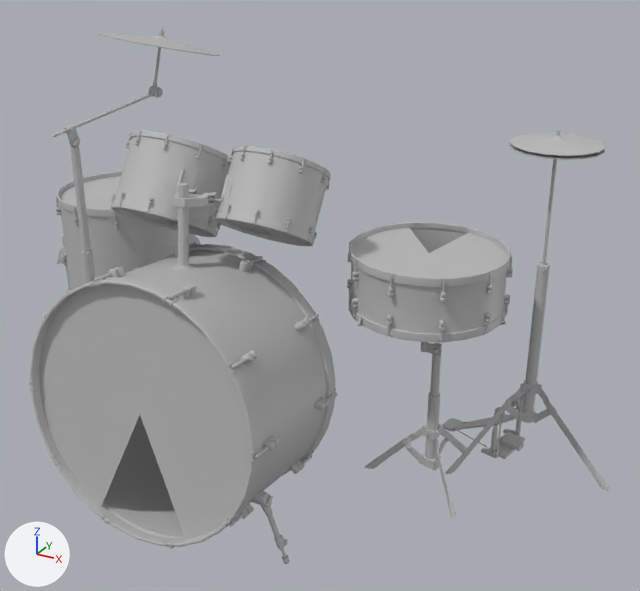
The FBX model Practice/FBXs/DrumKit.fbx as it was, and as the next commit left it.
Both versions are drawn from a 50 mm camera at (0.225, -0.28, 0.264) aimed at (0.035, 0.065, 0.091). The axes (+X, +Y, +Z) are drawn at lower left. The lights are the same throughout. Where no turn or scale is listed for an object, it has been applied to the vertices.

In view in the first picture: 'Bass', 'Cymbol', 'Cymbol.001', 'CymbolStand', 'FloorTom', 'HiHatPaddle', 'HiHatStand', 'LRackTom', 'RRackTom', 'Snare', 'SnareStand', 'TomRack'.
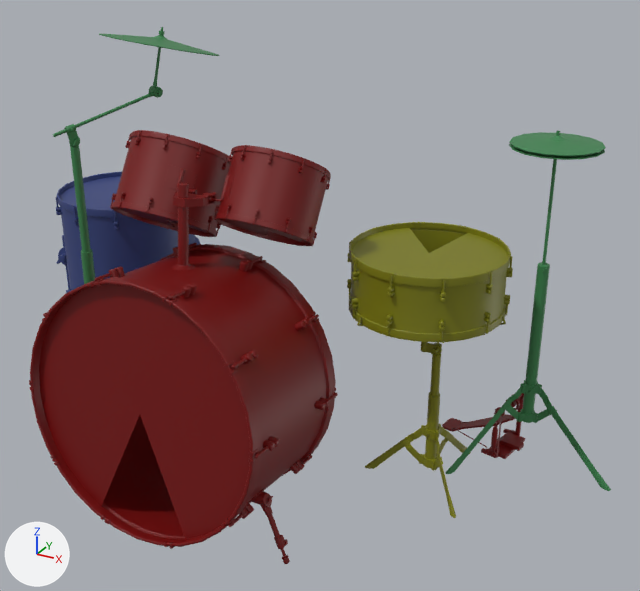
Boxes (x1, y1, x2, y2) around the edits, measured in the pictures (640 x 591 px):
'Bass', recoloured (grey to red): (29, 243, 338, 564) in both
'Snare', recoloured (grey to yellow): (347, 222, 513, 343) in both
'LRackTom', recoloured: (214, 145, 331, 246) in both
'RRackTom', recoloured: (110, 130, 231, 237) in both
'FloorTom', recoloured (grey to blue): (56, 172, 200, 293) in both
'HiHatStand', recoloured (grey to green): (445, 130, 611, 491) in both
'SnareStand', recoloured (grey to yellow): (357, 316, 506, 518) in both
'CymbolStand', recoloured (grey to green): (53, 27, 164, 284) in both
'Cymbol.001', recoloured (grey to green): (509, 132, 606, 156) in both
'HiHatPaddle', recoloured: (442, 393, 525, 459) in both
'TomRack', recoloured (grey to red): (171, 183, 217, 271) in both
'Cymbol', recoloured (grey to green): (99, 34, 219, 56) in both

Edits to the bpy script that builds the scene:
```text
Change me_mesh_004:
    where me_mesh_004.from_pydata(...)  # 6656 vertices, 6380 faces; spans x -0.023..0.023, y -0.0272..0.0272, z -0.0251..0.0251
    remove me_mesh_004.materials.append(mat_lambert1)  # grey #bcbcbc
    add me_mesh_004.materials.append(mat_uv1)  # dark red #760000
Change me_mesh_013:
    where me_mesh_013.from_pydata(...)  # 709 vertices, 640 faces; spans x -0.0229..0.0233, y -0.0175..0.0138, z -0.0159..0.0159
    remove me_mesh_013.materials.append(mat_lambert1)  # grey #bcbcbc
    add me_mesh_013.materials.append(mat_uv1)  # dark red #760000
Change me_mesh_009:
    where me_mesh_009.from_pydata(...)  # 212 vertices, 225 faces; spans x -0.0288..0.0286, y -0.0285..0.0279, z -0.0065..0.0066
    remove me_mesh_009.materials.append(mat_lambert1)  # grey #bcbcbc
    add me_mesh_009.materials.append(mat_uv2)  # green #3b824d
Change me_mesh_002:
    where me_mesh_002.from_pydata(...)  # 637 vertices, 632 faces; spans x -0.0079..0.0079, y -0.0125..0.012, z -0.018..0.0191
    remove me_mesh_002.materials.append(mat_lambert1)  # grey #bcbcbc
    add me_mesh_002.materials.append(mat_uv1)  # dark red #760000
Change me_mesh_012:
    where me_mesh_012.from_pydata(...)  # 212 vertices, 225 faces; spans x -0.021..0.0208, y -0.021..0.0207, z 0.0006..0.0047
    remove me_mesh_012.materials.append(mat_lambert1)  # grey #bcbcbc
    add me_mesh_012.materials.append(mat_uv2)  # green #3b824d
Change me_mesh_008:
    where me_mesh_008.from_pydata(...)  # 1954 vertices, 1815 faces; spans x -0.029..0.029, y -0.041..0.041, z -0.105..0.105
    remove me_mesh_008.materials.append(mat_lambert1)  # grey #bcbcbc
    add me_mesh_008.materials.append(mat_uv2)  # green #3b824d
Change me_mesh_015:
    where me_mesh_015.from_pydata(...)  # 6572 vertices, 6306 faces; spans x -0.0366..0.0366, y -0.0375..0.0375, z 0.0019..0.0318
    remove me_mesh_015.materials.append(mat_lambert1)  # grey #bcbcbc
    add me_mesh_015.materials.append(mat_uv4)  # yellow #7d7e0d
Change me_mesh_006:
    where me_mesh_006.from_pydata(...)  # 6660 vertices, 6385 faces; spans x -0.0257..0.0257, y -0.0304..0.0305, z -0.0281..0.0281
    remove me_mesh_006.materials.append(mat_lambert1)  # grey #bcbcbc
    add me_mesh_006.materials.append(mat_uv1)  # dark red #760000
Change me_mesh_014:
    where me_mesh_014.from_pydata(...)  # 2034 vertices, 1882 faces; spans x -0.0322..0.0322, y -0.0332..0.0332, z -0.0484..0.0484
    remove me_mesh_014.materials.append(mat_lambert1)  # grey #bcbcbc
    add me_mesh_014.materials.append(mat_uv4)  # yellow #7d7e0d
Change me_mesh_001:
    where me_mesh_001.from_pydata(...)  # 7660 vertices, 7277 faces; spans x -0.0967..0.0322, y -0.0406..0.0406, z -0.0631..0.0631
    remove me_mesh_001.materials.append(mat_lambert1)  # grey #bcbcbc
    add me_mesh_001.materials.append(mat_uv1)  # dark red #760000
Change me_mesh_010:
    where me_mesh_010.from_pydata(...)  # 1125 vertices, 1039 faces; spans x -0.038..0.038, y -0.041..0.041, z -0.086..0.086
    remove me_mesh_010.materials.append(mat_lambert1)  # grey #bcbcbc
    add me_mesh_010.materials.append(mat_uv2)  # green #3b824d
Change me_mesh_007:
    where me_mesh_007.from_pydata(...)  # 7466 vertices, 7134 faces; spans x -0.0445..0.043, y -0.044..0.0436, z -0.0606..0.0606
    remove me_mesh_007.materials.append(mat_lambert1)  # grey #bcbcbc
    add me_mesh_007.materials.append(mat_uv3)  # blue #36447e
```
